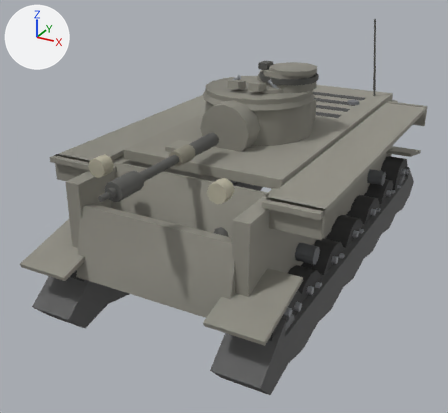
A saved change to the glTF model client/assets/models/somua.glb.
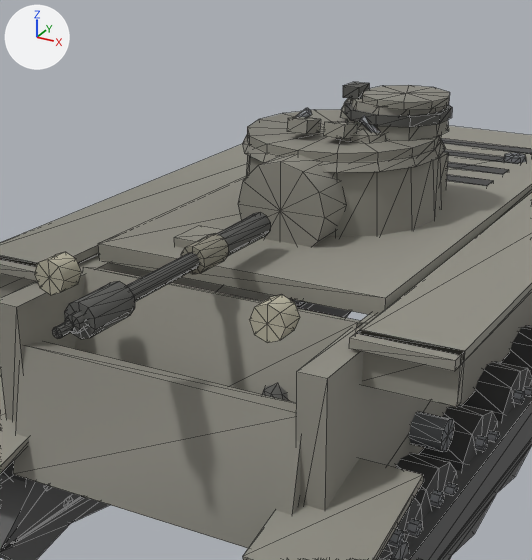
Each version appears first whole from a 50 mm camera at (3.41, -7.32, 4.29) aimed at (-0.26, -0.64, 0.95), and next in a close-up on the part from 15% to 81% of the width and 4% to 79% of the height. Lighting does not change. The marker at upper left points along +X, +Y and +Z. The last two pictures show the newer version. The close-ups show mesh edges as thin lines. Where no turn or scale is listed for an object, it has been applied to the vertices. Vertices at exactly the same position are counted once.

The scene before the commit, as lines of its bpy script (objects in view):
```python
me_mesh_10 = bpy.data.meshes.new('Mesh_10')
me_mesh_10.from_pydata(...)  # 148 vertices, 248 faces; spans x -0.24..0.24, y -0.388..0.388, z -0.388..0.388
me_mesh_10.materials.append(mat_wheel10_mat)
me_mesh_23 = bpy.data.meshes.new('Mesh_23')
me_mesh_23.from_pydata(...)  # 217 vertices, 380 faces; spans x -0.684..0.704, y -0.684..0.684, z 0.53..0.93
me_mesh_23.materials.append(mat_turretroof_mat)
me_mesh_25 = bpy.data.meshes.new('Mesh_25')
me_mesh_25.from_pydata(...)  # 120 vertices, 200 faces; spans x -0.1..0.1, y -1.97..0.04, z -0.1..0.1
me_mesh_25.materials.append(mat_barrel_mat)
ob_barrel = bpy.data.objects.new('barrel', me_mesh_25)
ob_barrel.location = (0.0, -1.42, 2.13)
ob_turretroof = bpy.data.objects.new('turretRoof', me_mesh_23)
ob_turretroof.location = (0.0, -0.2, 1.87)
ob_wheel10 = bpy.data.objects.new('wheel10', me_mesh_10)
ob_wheel10.location = (1.18, -0.8, 0.46)
# also in view: 'hullSide' at (0.0, 0.0, 1.44); 'hullTop' at (0.0, 0.46, 1.9); 'mantlet' at (0.0, -0.96, 2.15); 'wheel12' at (1.18, -2.3, 0.58); 'glacis' at (0.0, -1.97, 1.26)
```
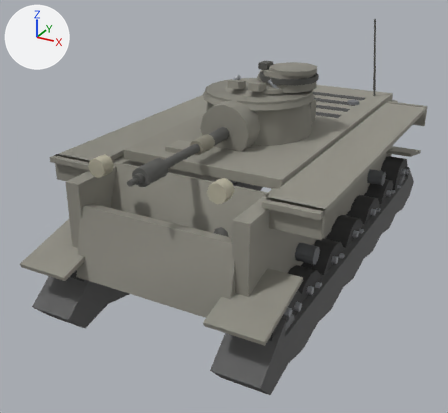
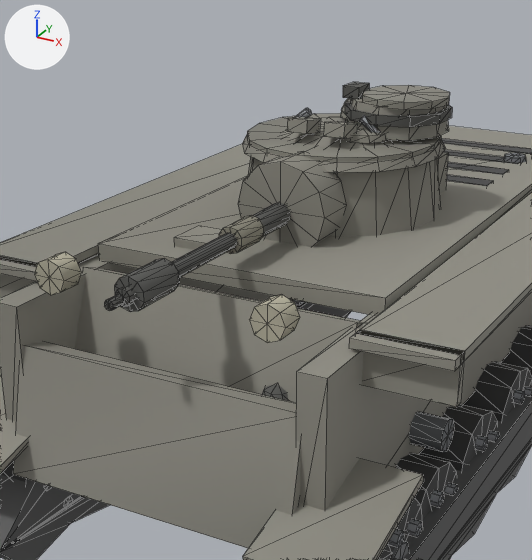
Where the change shows, as pixel boxes [x1, y1, x2, y2] in the close-ups (532 x 560 px; the box of a moved part takes in the faces that stretch with it):
'barrel', moved: before [52, 212, 271, 339]; after [104, 202, 290, 312]
part 1 of me_mesh_23, moved or reshaped: before [247, 109, 441, 162]; after [247, 113, 441, 162]
part 2 of me_mesh_23, added: after [282, 117, 400, 148]

The change in detail:
me_mesh_23 is used by ob_turretroof; location (0.0, -0.2, 1.87).
me_mesh_23 had 217 vertices, 380 faces and spanned x -0.684..0.704, y -0.684..0.684, z 0.53..0.93.
me_mesh_23 now has 253 vertices, 444 faces and spans x -0.684..0.704, y -0.684..0.684, z 0.512..0.93.
me_mesh_23 part 1: the loose piece of 36 vertices spanning x -0.684..0.684, y -0.684..0.684, z 0.53..0.63 is scaled about its middle by (1, 1, 0.8), then moved by (0.0, 0.0, -0.02).
me_mesh_23 part 2: a new loose piece of 36 vertices spanning x -0.634..0.634, y -0.634..0.634, z 0.512..0.648, in mat_turretroof_mat.
Object 'barrel' (ob_barrel) moves from (0.0, -1.42, 2.13) to (0.0, -1.0, 2.13).
